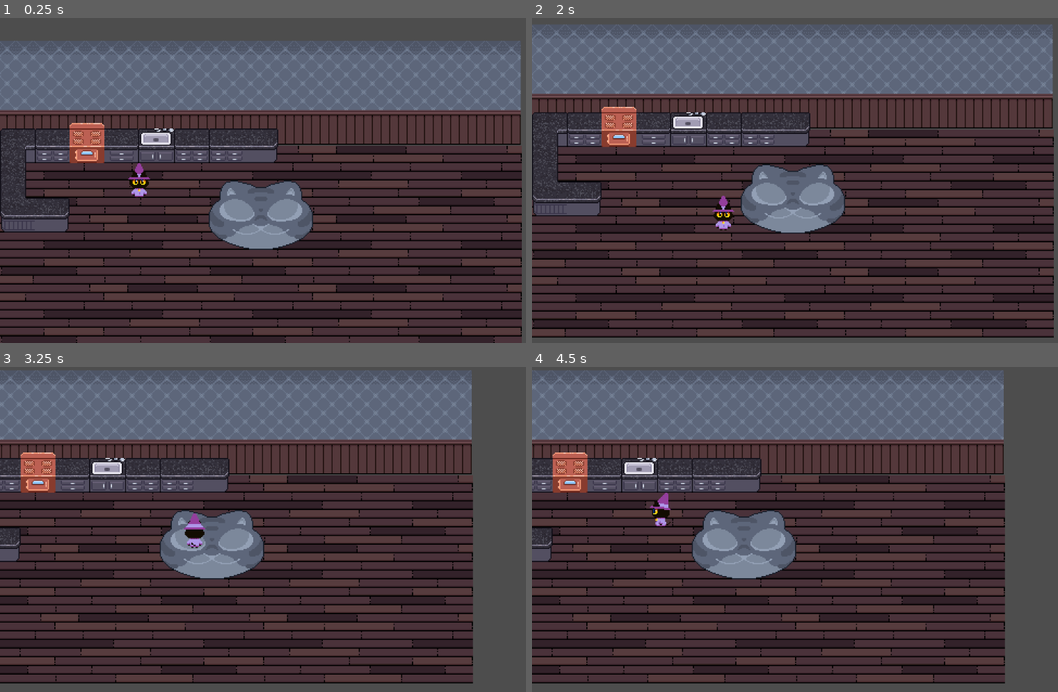
Above: before the commit, frames 1-4 (two rows, left to right).
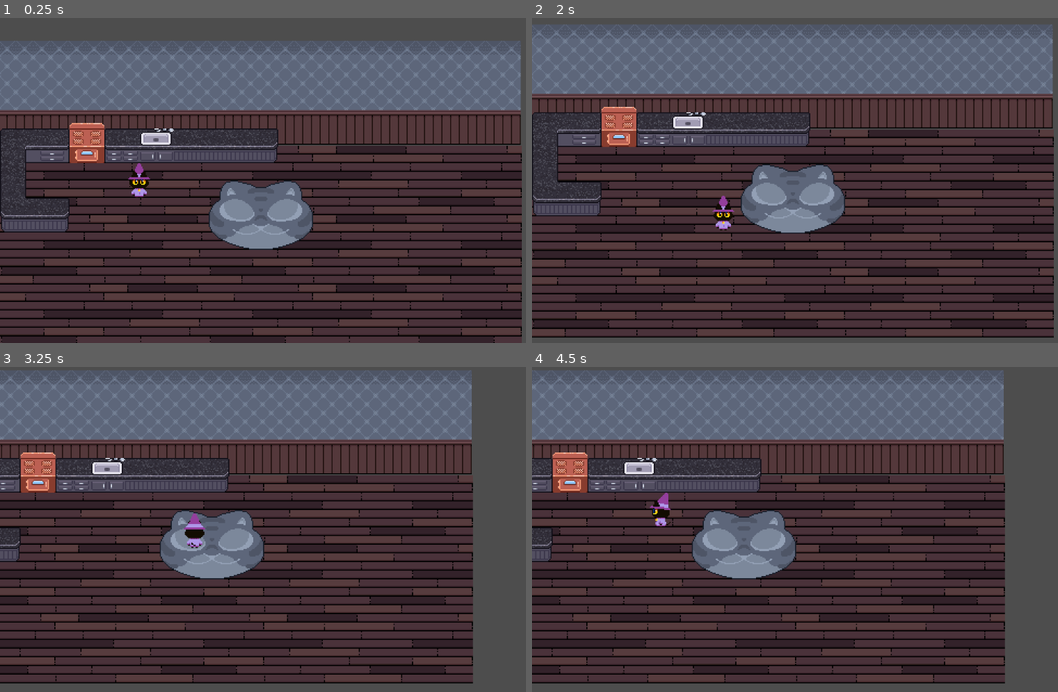
Above: after the commit, the same moments.

Repository: SkyLabKyu/Monsnac-Alpha
Game: Godot game, scene res://Scenes/Test.tscn
Two runs of this game, one before a commit and one after it. Both use one fixed random seed, a clock stepped at 60 frames per second and the inputs below.
Inputs (mouse positions are in pixels of both pictures, inside the frame that each line leads up to):
- Up to frame 1 (0.25 s): no input
- Up to frame 2 (2 s): tap Enter at 0.5 s; move the mouse to (931, 164) at 0.52 s; press the mouse at (931, 164) at 0.53 s; hold Right (ui_right) 0.53-1.28 s; move the mouse to (700, 196) at 1.27 s; release the mouse at (700, 196) at 1.28 s; hold Down (ui_down) from 1.28 s (still down); click (700, 196) at 1.35 s
- Up to frame 3 (3.25 s): move the mouse to (331, 458) at 2.02 s; release Down (ui_down) at 2.03 s; press the mouse at (331, 458) at 2.03 s; hold Right (ui_right) 2.03-2.78 s; move the mouse to (252, 594) at 2.77 s; release the mouse at (252, 594) at 2.78 s; hold Up (ui_up) from 2.78 s (still down); click (252, 594) at 2.85 s
- Up to frame 4 (4.5 s): move the mouse to (979, 578) at 3.52 s; release Up (ui_up) at 3.53 s; press the mouse at (979, 578) at 3.53 s; hold Left (ui_left) from 3.53 s (still down); move the mouse to (642, 480) at 4.27 s; release the mouse at (642, 480) at 4.28 s; click (642, 480) at 4.35 s

The runs differ from the first frame. In frame 1, 0.7% of the frame differs, in the area x 6-53%, y 33-66%; in frame 2, 0.7%; in frame 3, 0.6%; in frame 4, 0.6%.

Commit message:
Slight design tweak

Diff:
--- a/Scenes/Test.tscn
+++ b/Scenes/Test.tscn
@@ -29,7 +29,7 @@
 y_sort_enabled = true
 tile_set = ExtResource("3_203dm")
 format = 2
-layer_0/tile_data = PackedInt32Array(-131076, 196610, 0, -196608, 65538, 1, -131074, 131074, 1, -196606, 262146, 1, -196604, 262146, 1, -196602, 327682, 1, -131078, 262146, 1, -131080, 2, 1, -8, 2, 2, 131064, 2, 3, 131066, 327682, 1, 4, 196610, 3)
+layer_0/tile_data = PackedInt32Array(-131076, 196610, 0, -196608, 65538, 1, -131074, 262146, 1, -196606, 65538, 3, -196604, 65538, 3, -196602, 131074, 3, -131078, 131074, 1, -131080, 2, 1, -8, 2, 2, 131064, 2, 3, 131066, 131074, 3, 4, 196610, 3)
 
 [node name="Catt" parent="." instance=ExtResource("2")]
 collision_mask = 0
